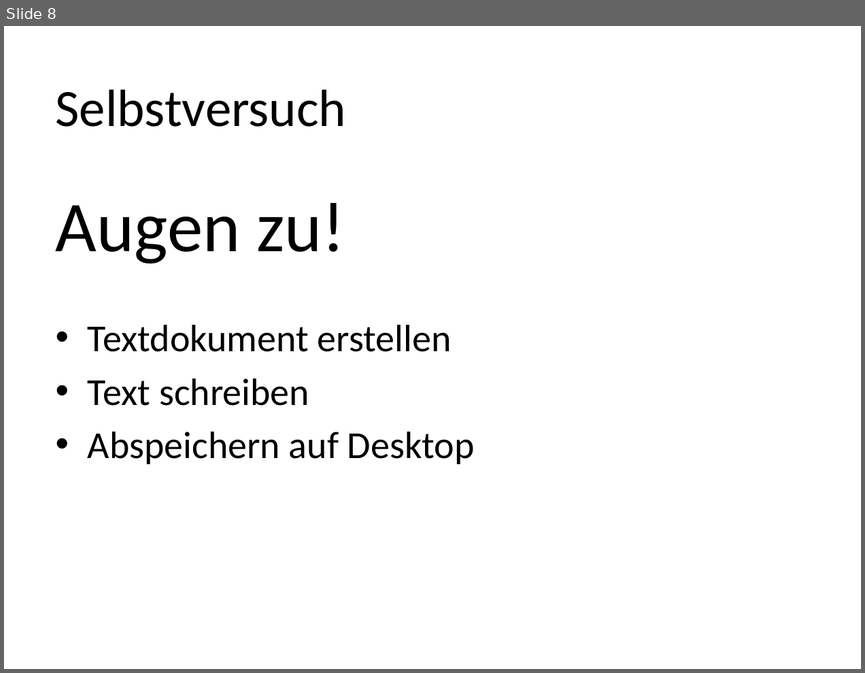
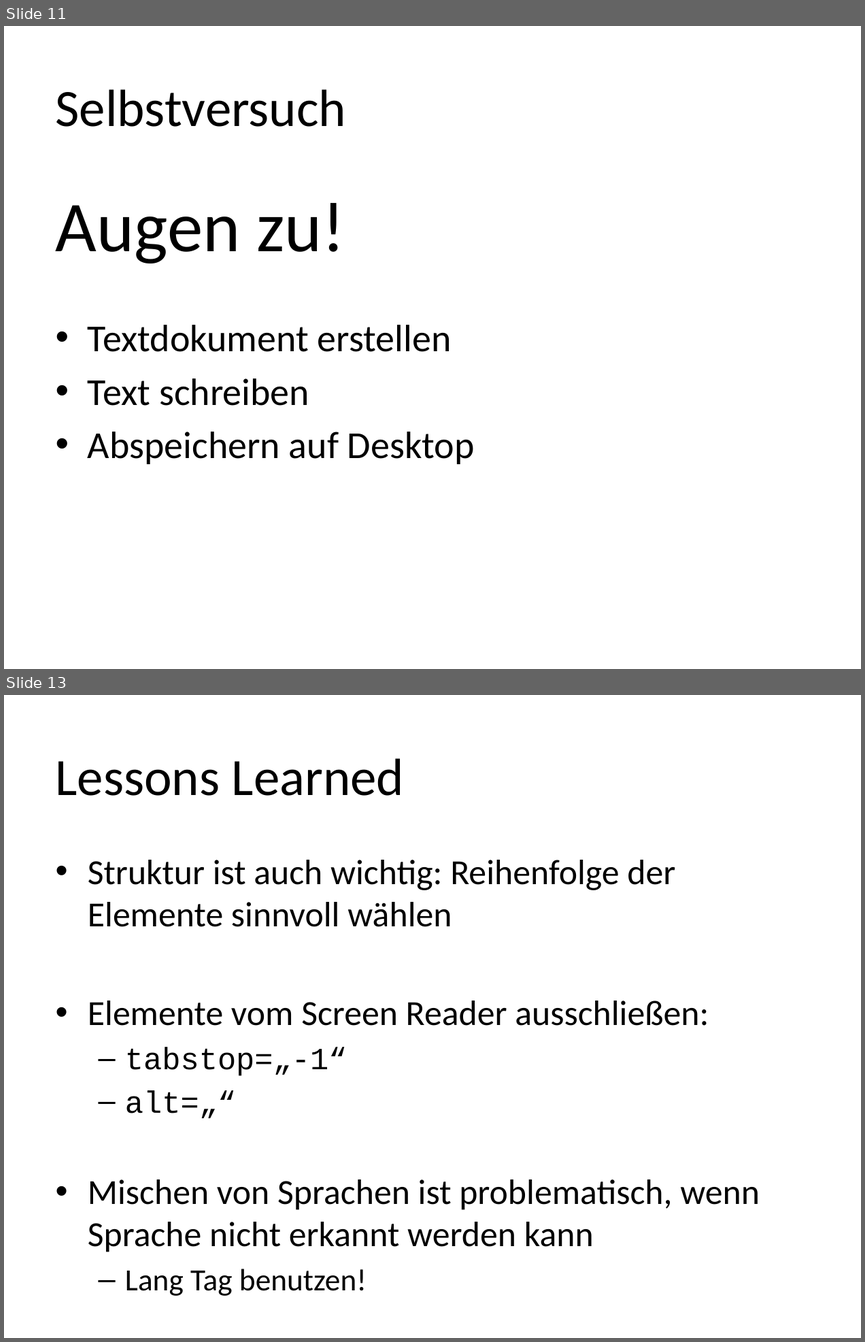
Before and after one commit to Capoot/hci, a slide deck: screenreader.pptx. Shown one above the other, each under a label of ours: slide 8 before the commit, slides 11 and 13 after it; the slides between them are not shown. The pictures are 865x673 and 865x1342 pixels, drawn with LibreOffice and Linux fonts; fonts in the diff are those of the drawing. Boxes give left, top, right and bottom in pixels: in the first picture for what was removed or moved away, otherwise in the second. Text is boxed around its words. In the diff, an @@ line names an element or a change of style, - is before the commit and + after.

```diff
--- a/screenreader.pptx
+++ b/screenreader.pptx
@@ slide 13 added at [4, 695, 861, 1338], background #FFFFFF @@
@@ title added at [56, 758, 404, 796], 44 pt, text #000000 @@
+Lessons Learned
@@ text added at [88, 860, 759, 1252], 29.6 pt, text #000000 @@
+• Struktur ist auch wichtig: Reihenfolge der Elemente sinnvoll wählen
+• Elemente vom Screen Reader ausschließen:
+  – tabstop=„-1“
+  – alt=„“
+• Mischen von Sprachen ist problematisch, wenn Sprache nicht erkannt werden kann
+  – Lang Tag benutzen!
@@ what was slide 8 is now slide 11 @@
```
Also in this commit, not shown: 3 slides changed, 2 other slides added.
